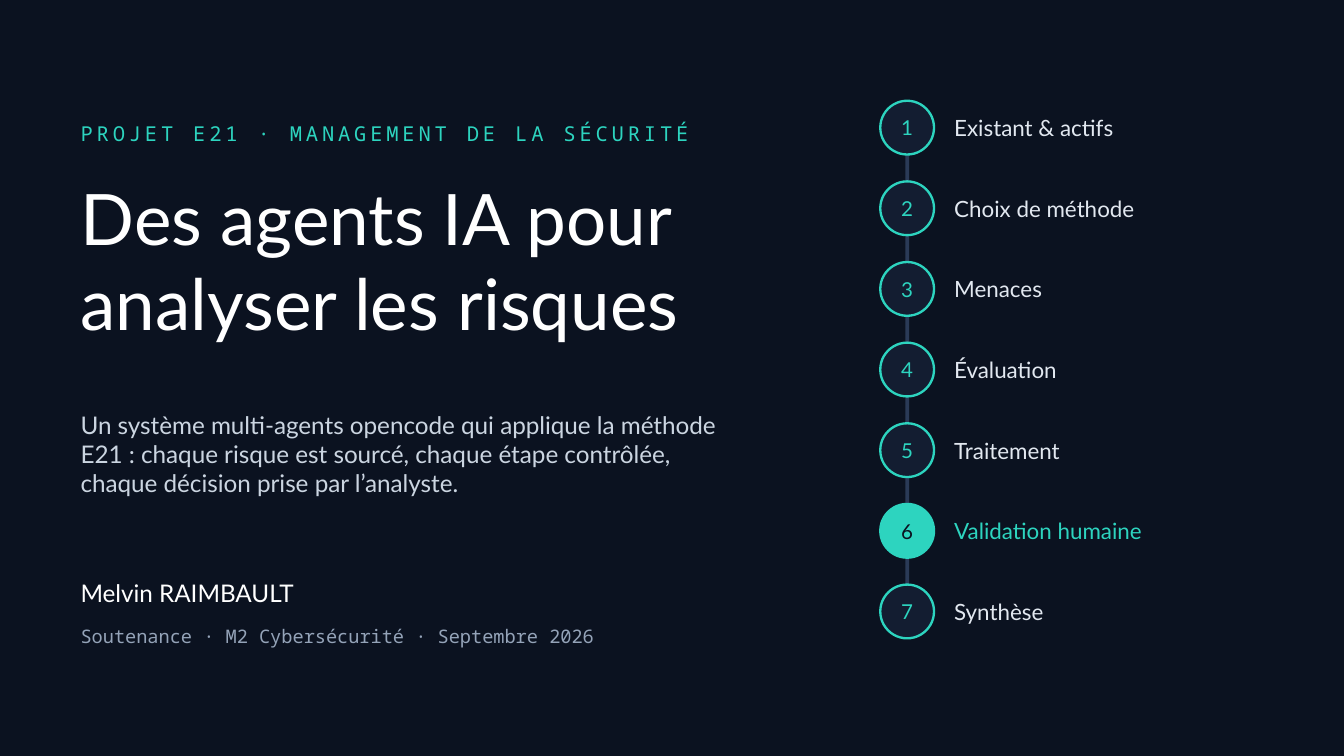
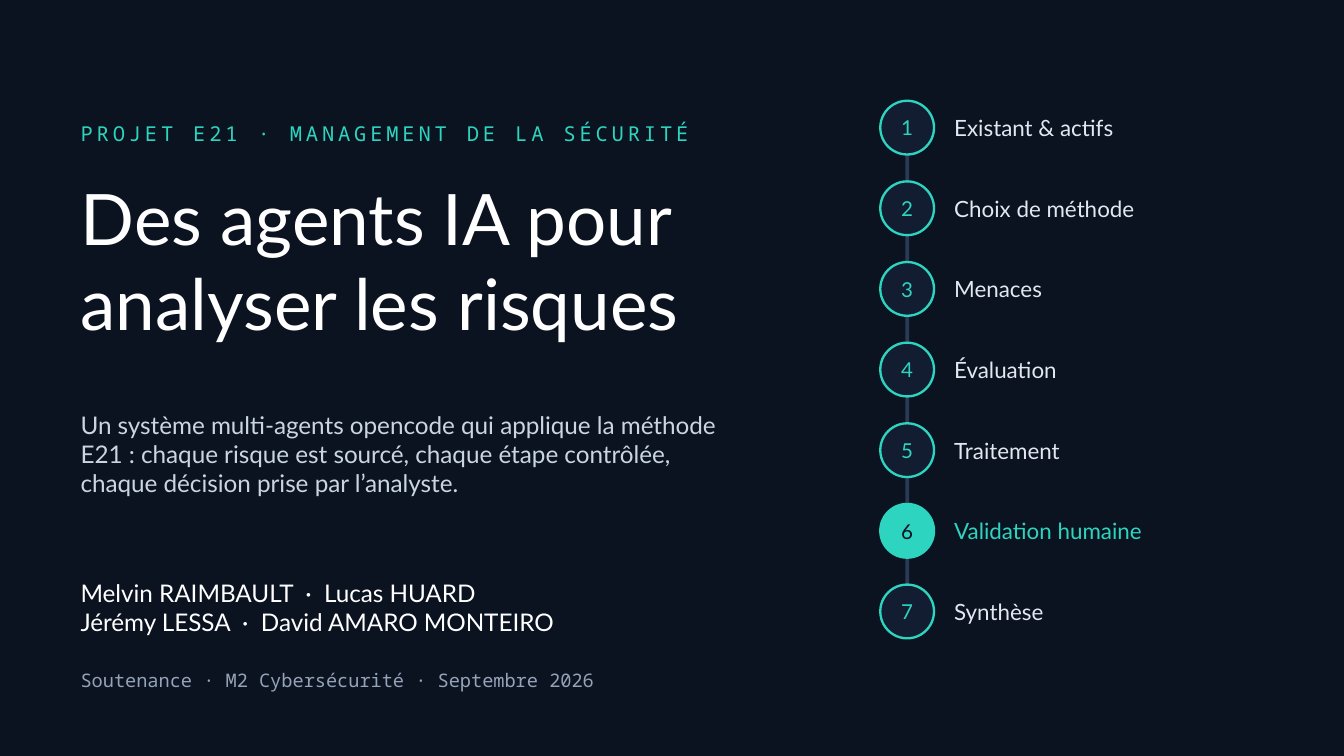
Before and after one commit to MelvinBzh/management_de_la_securite, a slide deck: slide 1 of livrables/V1-ecole/3-soutenance/Soutenance_E21_Agents_IA.pptx. Drawn at 1344x756 pixels with LibreOffice and Linux fonts; fonts in the diff are those of the drawing. Boxes give left, top, right and bottom in pixels: in the first picture for what was removed or moved away, otherwise in the second. Text is boxed around its words. In the diff, an @@ line names an element or a change of style, - is before the commit and + after.

```diff
--- a/livrables/V1-ecole/3-soutenance/Soutenance_E21_Agents_IA.pptx
+++ b/livrables/V1-ecole/3-soutenance/Soutenance_E21_Agents_IA.pptx
@@ text at bbox=[81, 584, 554, 635]: text changed @@
-Melvin RAIMBAULT
+Melvin RAIMBAULT · Lucas HUARD
+Jérémy LESSA · David AMARO MONTEIRO
@@ text "Soutenance · M2 Cybersécurité · ...": place and size @@
-text "Soutenance · M2 Cybersécurité · ..." at bbox=[81, 628, 594, 648]
+text "Soutenance · M2 Cybersécurité · ..." at bbox=[81, 672, 594, 692]
```
Also in this commit, not shown: 15 other files.
